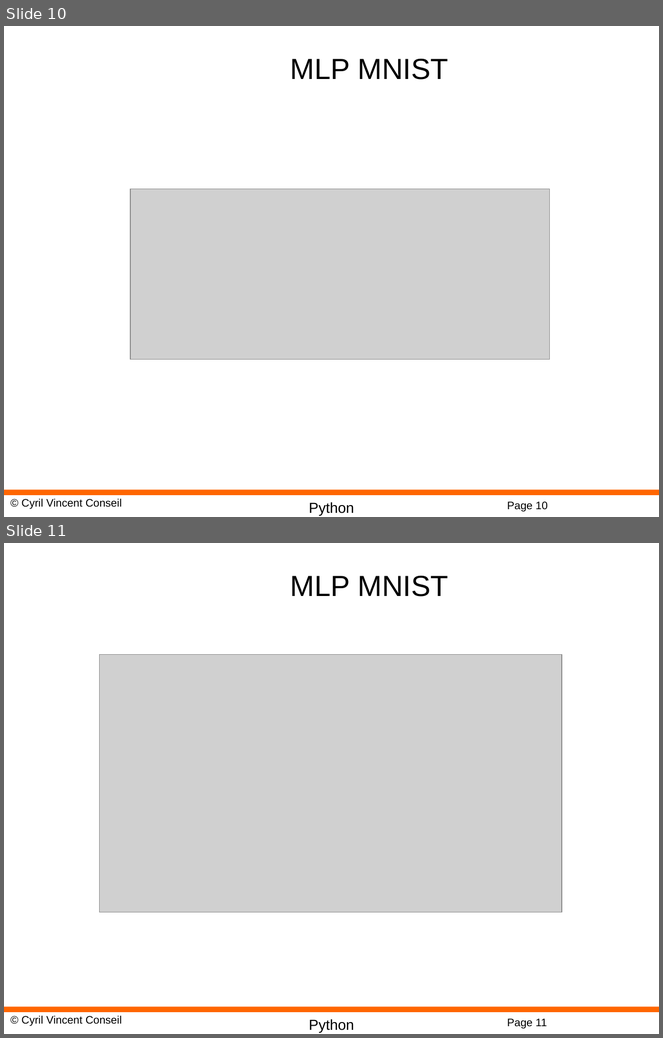
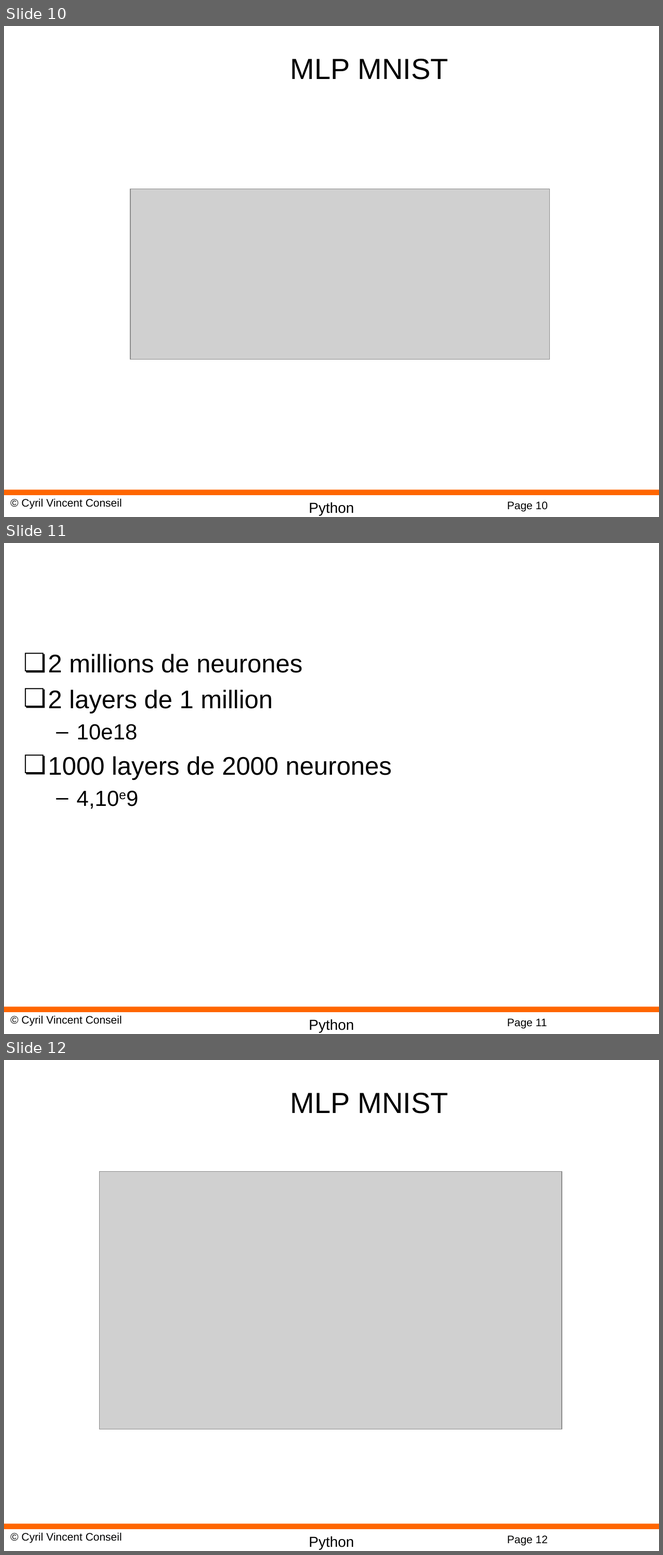
Before and after one commit to cyrilvincent/ML, a slide deck: PPT/MachineLearning18-NeuralNetwork.pptx. Shown one above the other, each under a label of ours: slides 10 and 11 before the commit, slides 10, 11 and 12 after it. The pictures are 663x1038 and 663x1555 pixels, drawn with LibreOffice and Linux fonts; fonts in the diff are those of the drawing; grey boxes stand for pictures; background and template pictures are left out. Boxes give left, top, right and bottom in pixels: in the first picture for what was removed or moved away, otherwise in the second. Text is boxed around its words. In the diff, an @@ line names an element or a change of style, - is before the commit and + after.

```diff
--- a/PPT/MachineLearning18-NeuralNetwork.pptx
+++ b/PPT/MachineLearning18-NeuralNetwork.pptx
@@ slide 11 added at [4, 543, 659, 1034], background #FFFFFF; not listed: 4 template elements that a slide beside it also shows @@
@@ text added at [48, 654, 392, 809], 28 pt, text #000000 @@
+❏ 2 millions de neurones
+❏ 2 layers de 1 million
+  – 10e18
+❏ 1000 layers de 2000 neurones
+  – 4,10e9
@@ what was slide 11 is now slide 12 @@
@@ page number at [507, 1536, 548, 1546]: text changed @@
-Page 11
+Page 12
```
Also in this commit, not shown: 1 slide changed, 4 other files.
